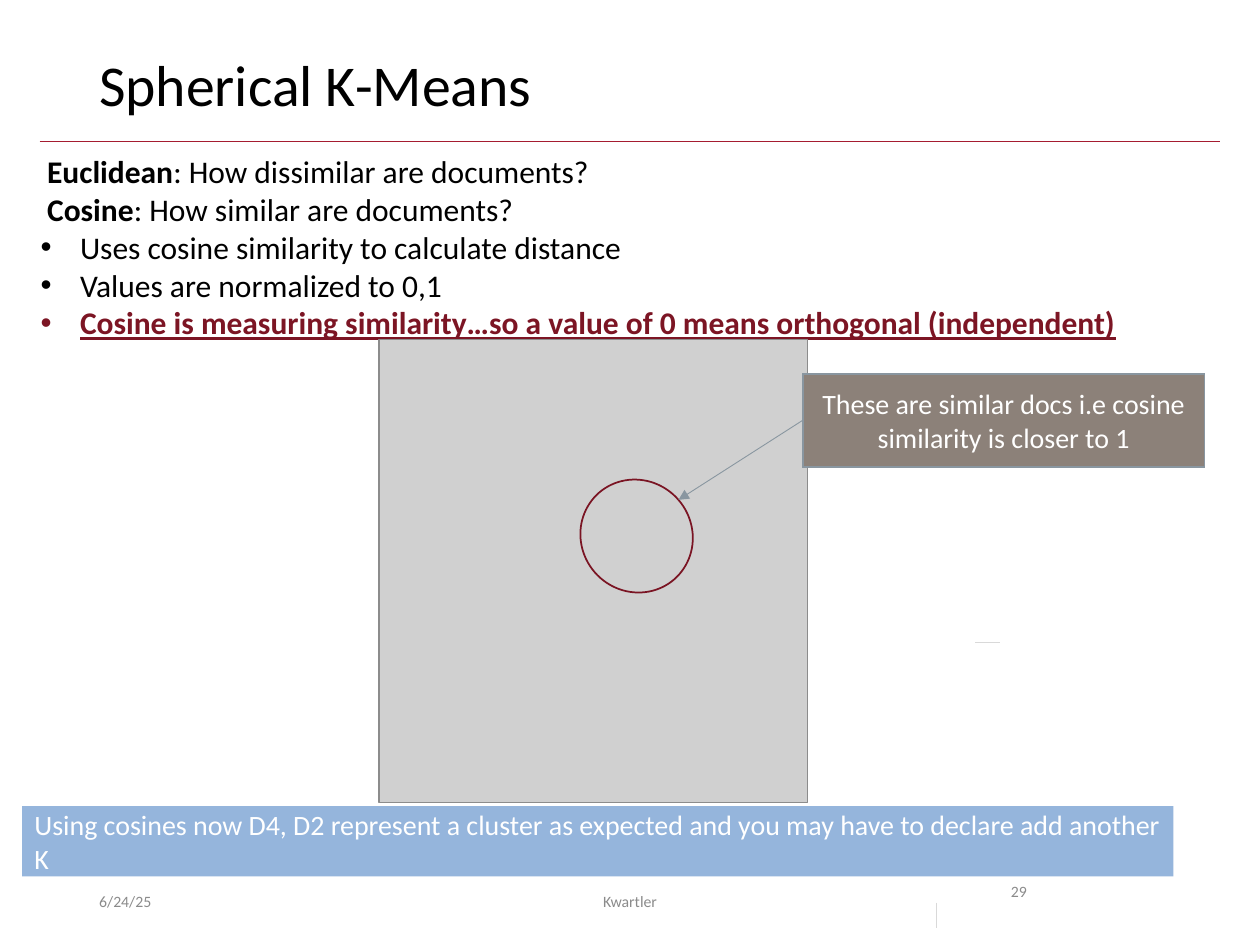
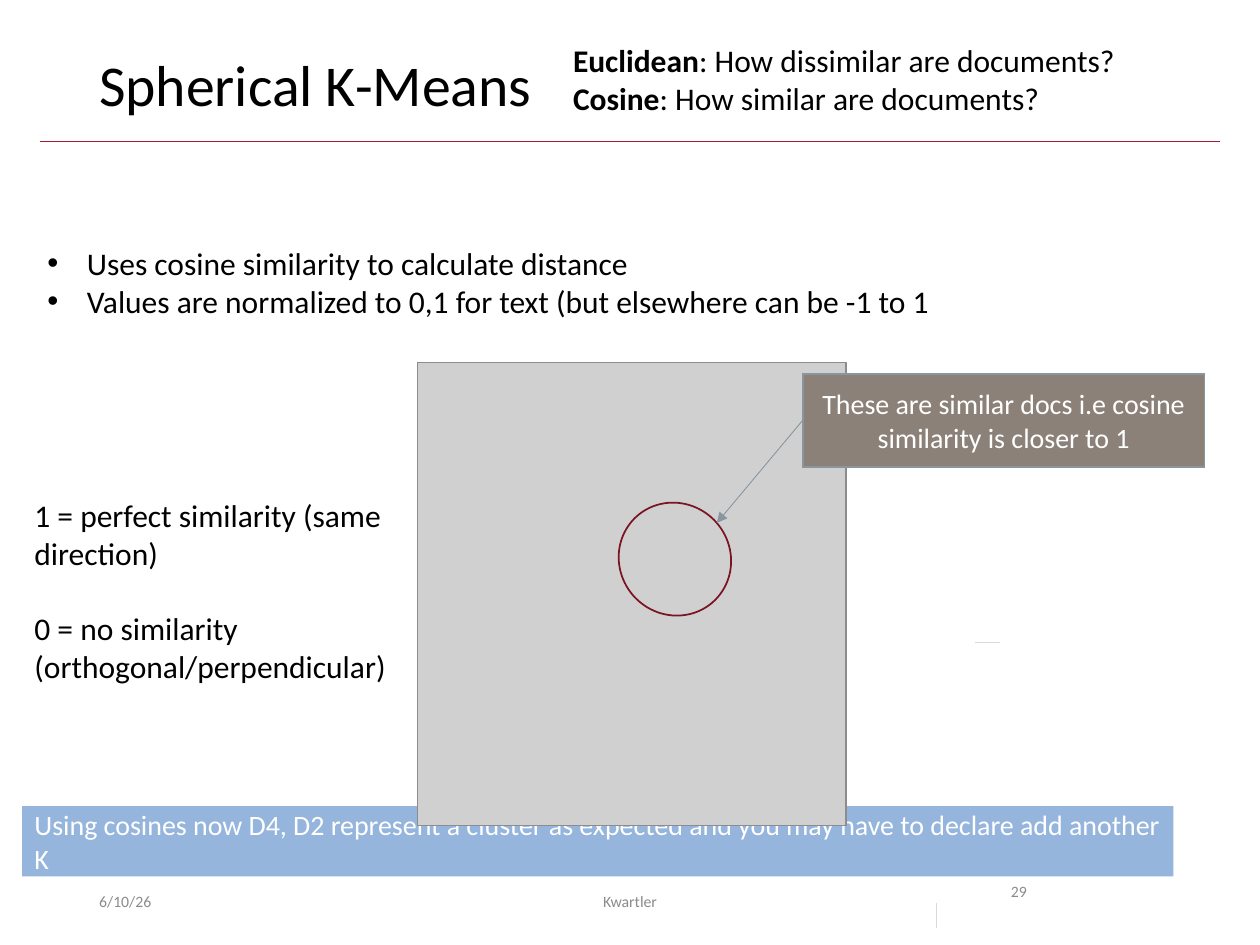
Before and after one commit to kwartler/GSERM_2025, a slide deck: slide 29 of lessons/Day3/D_unsupervised.pptx. Drawn at 1260x945 pixels with LibreOffice and Linux fonts; fonts in the diff are those of the drawing; grey boxes stand for pictures. Boxes give left, top, right and bottom in pixels: in the first picture for what was removed or moved away, otherwise in the second. Text is boxed around its words. In the diff, an @@ line names an element or a change of style, - is before the commit and + after.

```diff
--- a/lessons/Day3/D_unsupervised.pptx
+++ b/lessons/Day3/D_unsupervised.pptx
@@ text "Euclidean: How dissimilar are documents?": place and size @@
-text "Euclidean: How dissimilar are documents?" at bbox=[47, 161, 588, 222]
+text "Euclidean: How dissimilar are documents?" at bbox=[573, 50, 1114, 111]
@@ text "Uses cosine similarity to calculate ...": place and size @@
-text "Uses cosine similarity to calculate ..." at bbox=[80, 237, 1115, 342]
+text "Uses cosine similarity to calculate ..." at bbox=[87, 253, 929, 317]
@@ text at bbox=[87, 290, 929, 317]: text changed; text colour #7C1524 to #000000; bold off @@
-• Values are normalized to 0,1
-• Cosine is measuring similarity…so a value of 0 means orthogonal (independent)
+• Values are normalized to 0,1 for text (but elsewhere can be -1 to 1
@@ picture: place and size @@
-picture at bbox=[379, 340, 808, 803]
+picture at bbox=[417, 363, 845, 825]
@@ arrow moved from (803, 421) - (679, 500) to (803, 421) - (717, 523) @@
@@ ellipse: place and size @@
-ellipse at bbox=[557, 457, 716, 616]
+ellipse at bbox=[596, 479, 755, 638]
@@ text added at bbox=[34, 504, 385, 684], 18 pt, text #000000 @@
+1 = perfect similarity (same direction)
+0 = no similarity (orthogonal/perpendicular)
@@ text at bbox=[99, 896, 151, 908]: text changed @@
-6/24/25
+6/10/26
```
Also in this commit, not shown: 31 other slides changed, 1 other file.
